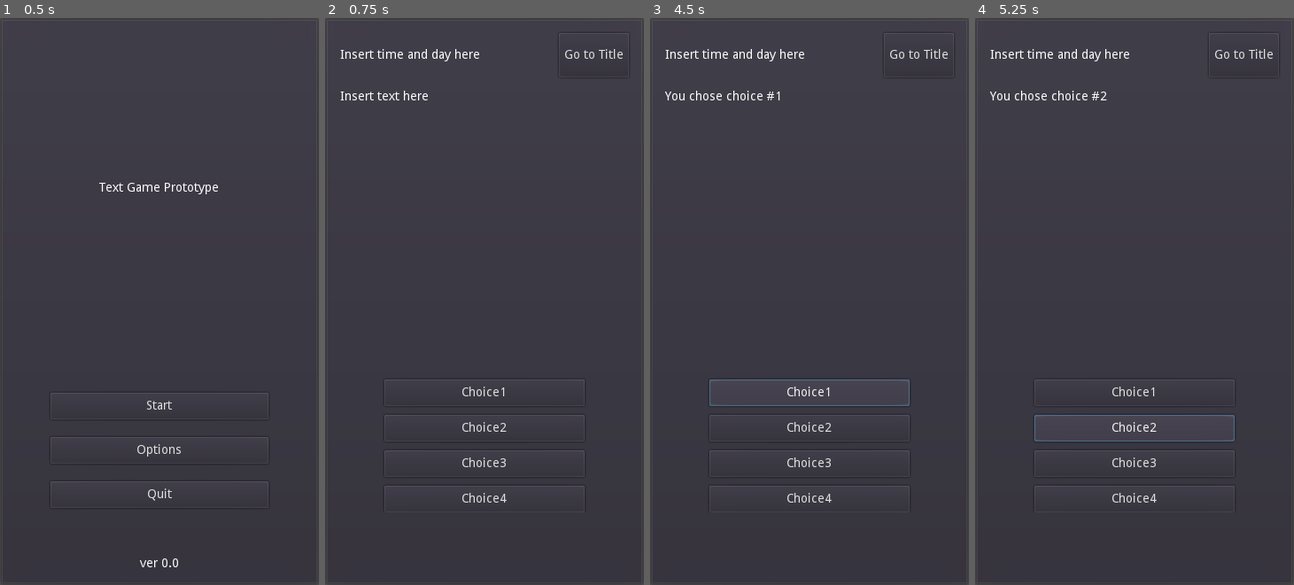
Above: before the commit, frames 1-4 (left to right).
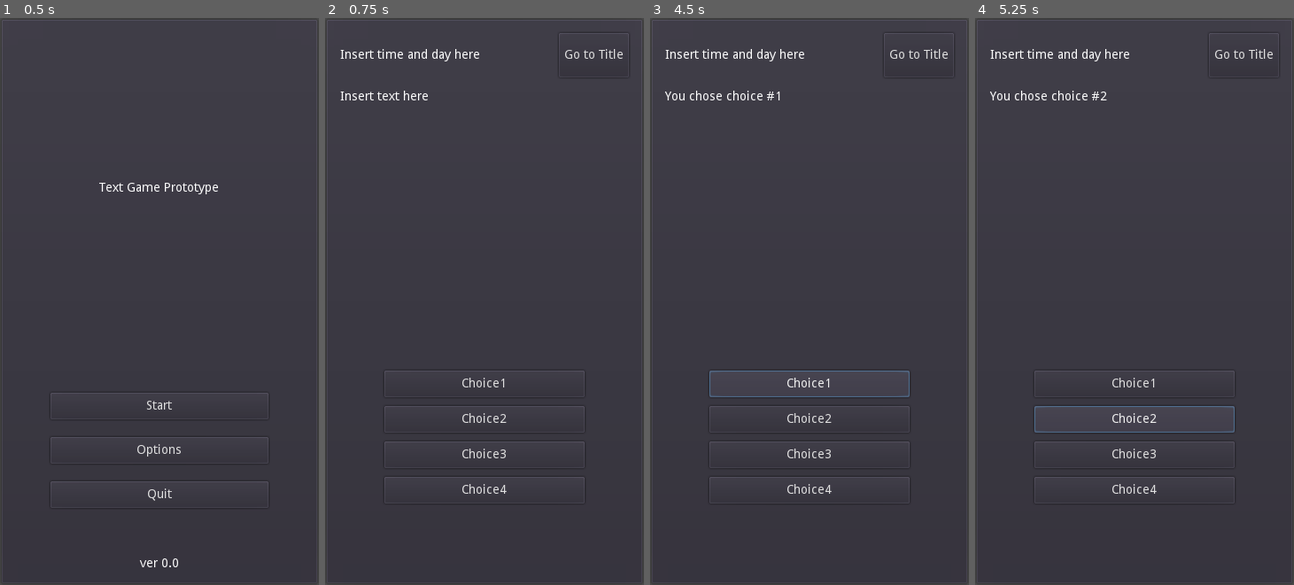
Above: after the commit, the same moments.

Repository: philipuriarte/A-Churchyard-of-Orphans
Game: Godot game, scene res://scenes/main.tscn
The game is run twice, just before and just after one commit, with the same random seed, the same clock (stepped at 60 frames per second) and the same inputs.
Inputs:
- Up to frame 1 (0.5 s): no input
- Up to frame 2 (0.75 s): click "Start" at 0.5 s
- Up to frame 3 (4.5 s): click "Go to Title" at 1.25 s; click "Start" at 2 s; click "Go to Title" at 2.75 s; click "Start" at 3.5 s; click "Choice1" at 4.25 s
- Up to frame 4 (5.25 s): click "Choice2" at 5 s

Frame 1 is identical in both runs. In frame 2, 1.5% of the frame differs, in the area x 18-82%, y 62-86%; in frame 3, 1.9%; in frame 4, 2.0%.

Commit message:
Set NarrativeText to fit content height and update ChoicesMargin

Diff:
--- a/scenes/game_screen_scenes/content.tscn
+++ b/scenes/game_screen_scenes/content.tscn
@@ -12,22 +12,27 @@
 
 [node name="NarrativeText" type="RichTextLabel" parent="."]
 margin_right = 346.0
-margin_bottom = 342.0
+margin_bottom = 312.0
 size_flags_vertical = 3
 text = "Insert text here"
+fit_content_height = true
+scroll_active = false
 
 [node name="ChoicesMargin" type="MarginContainer" parent="."]
-margin_top = 346.0
+margin_top = 316.0
 margin_right = 346.0
 margin_bottom = 496.0
 rect_min_size = Vector2( 0, 150 )
 custom_constants/margin_right = 50
+custom_constants/margin_top = 20
 custom_constants/margin_left = 50
+custom_constants/margin_bottom = 10
 
 [node name="ChoicesContainer" type="VBoxContainer" parent="ChoicesMargin"]
 margin_left = 50.0
+margin_top = 20.0
 margin_right = 296.0
-margin_bottom = 150.0
+margin_bottom = 170.0
 custom_constants/separation = 10
 alignment = 1
 
